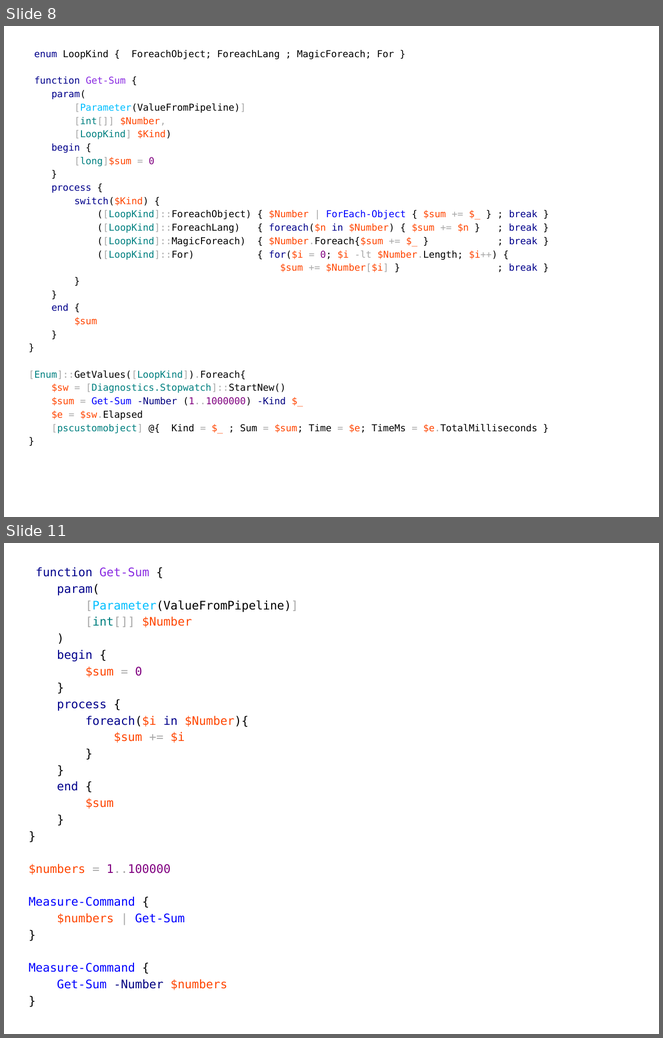
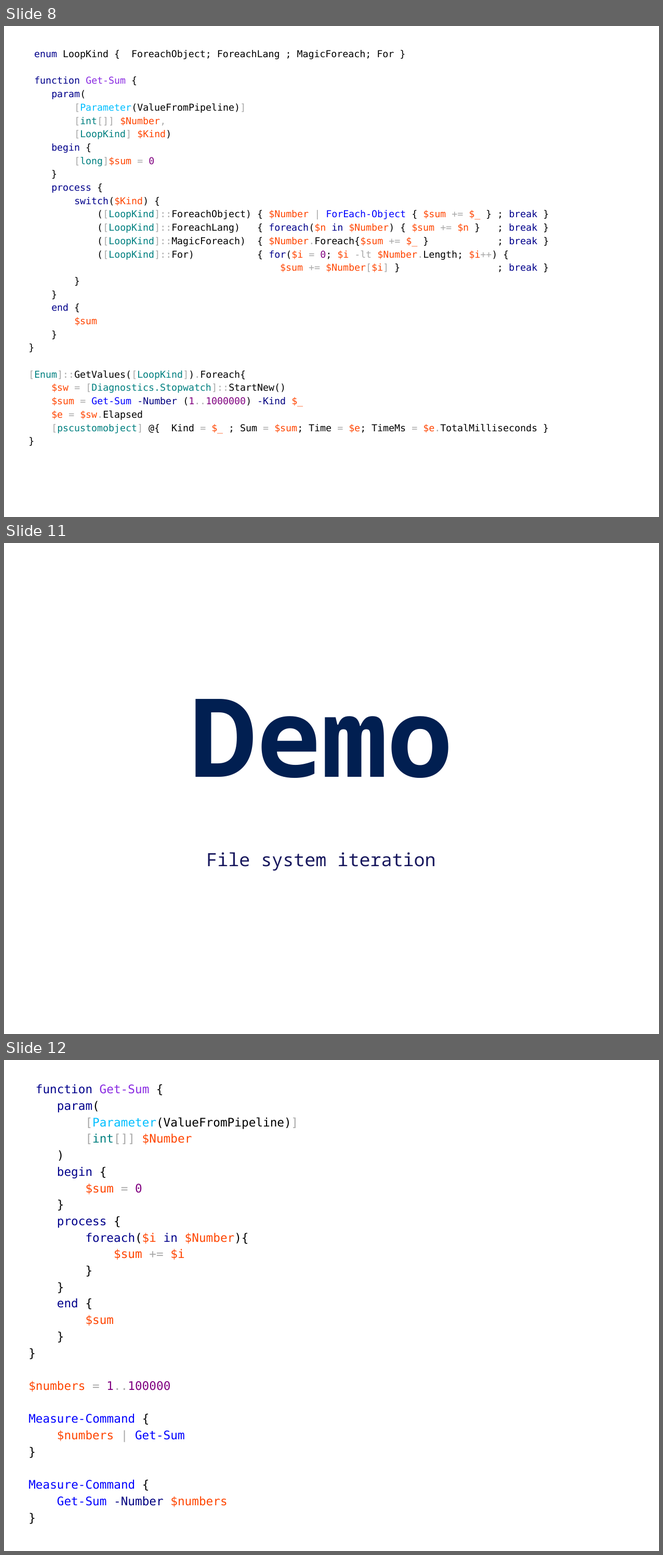
Before and after one commit to powercode/PSConfEU, a slide deck: PSCONFEU_Perf2017.pptx. Shown one above the other, each under a label of ours: slides 8 and 11 before the commit, slides 8, 11 and 12 after it; the slides between them are not shown. The pictures are 663x1038 and 663x1555 pixels, drawn with LibreOffice and Linux fonts; fonts in the diff are those of the drawing; background and template pictures are left out. Boxes give left, top, right and bottom in pixels: in the first picture for what was removed or moved away, otherwise in the second. Text is boxed around its words. In the diff, an @@ line names an element or a change of style, - is before the commit and + after.

```diff
--- a/PSCONFEU_Perf2017.pptx
+++ b/PSCONFEU_Perf2017.pptx
@@ slide 11 added at [4, 543, 659, 1034], background #FFFFFF @@
@@ title added at [191, 699, 453, 778], 120 pt, text #011F51, bold @@
+Demo
@@ text added at [206, 852, 436, 871], 20 pt, text #17175D @@
+File system iteration
@@ what was slide 11 is now slide 12 @@
```
Also in this commit, not shown: 1 slide changed, 1 other slide added, 1 slide removed, 11 other files.
